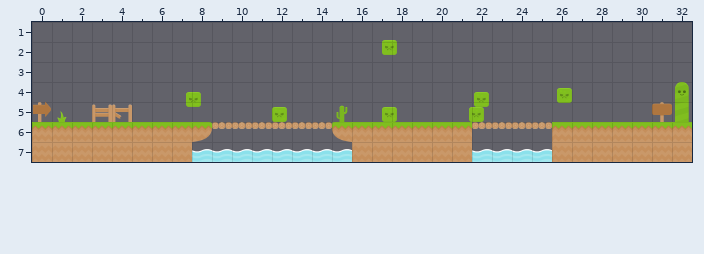
One commit to this Tiled map: assets/level2.tmx. The picture above is the old version.
Cells are 70x70 px. Shown: x 0..32, y 1..7.
The same view after the edit:
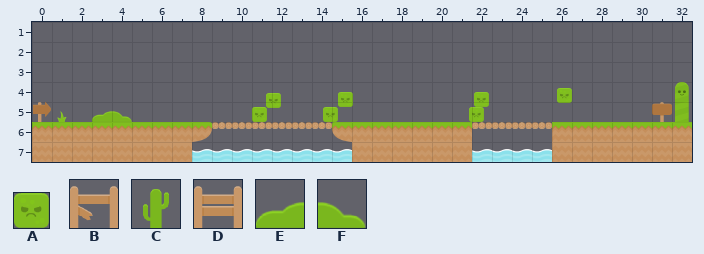
Key: from "enemies": A 0 "blockerMad"; from "mytileset": B 5, C 20, D 21, E 30, F 31.
_ is an empty cell, . an unchanged one.
Objects are placed by their top-left corner, in cells (3,4 is the top-left corner of cell 3,4); size is 1x1 cell unless given.
What changed:
--- layer "BackgroundLayer"
@@ x 3..15 @@
-5 DB..........C
+5 EF.........._
--- layer "ObjectLayer"
-A "box" at 17.5,5.3 size 0.7x0.7
+A "box" at 14.6,5.3 size 0.7x0.7
+A "box" at 15.3,4.5 size 0.7x0.7
+A "box" at 11.7,4.5 size 0.7x0.7
+A "box" at 11,5.3 size 0.7x0.7
-A "box" at 17.5,1.9 size 0.7x0.7
-A "box" at 7.7,4.5 size 0.7x0.7
-A "box" at 12,5.3 size 0.7x0.7
Boxes around the changes in both pictures, in picture pixels (x1, y1, x2, y2):
removed: (382, 40, 397, 55)
removed: (186, 93, 201, 107)
changed: (252, 93, 287, 122)
changed: (324, 93, 353, 122)
changed: (92, 104, 132, 122)
old place: (382, 107, 397, 122)
